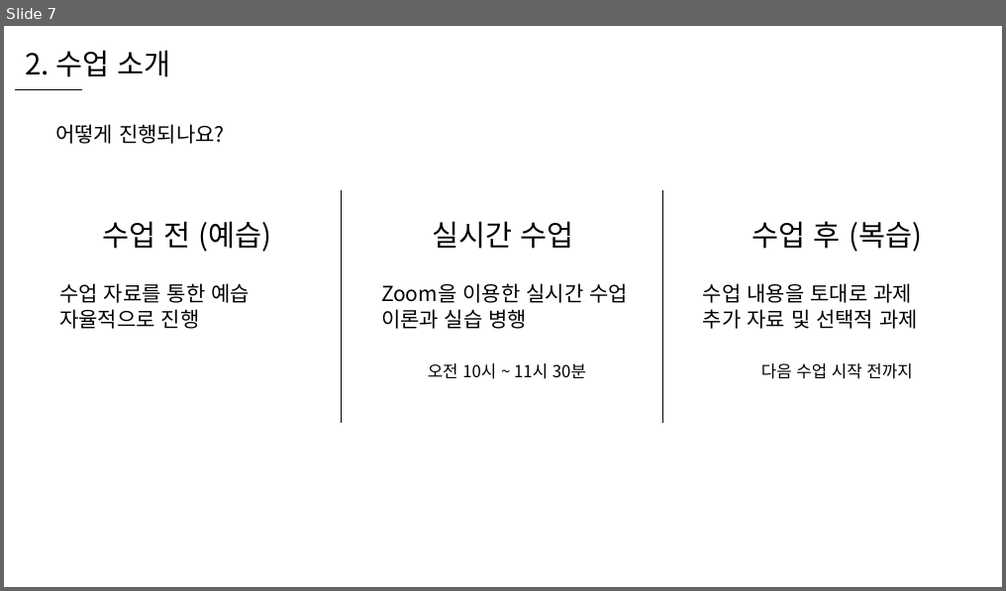
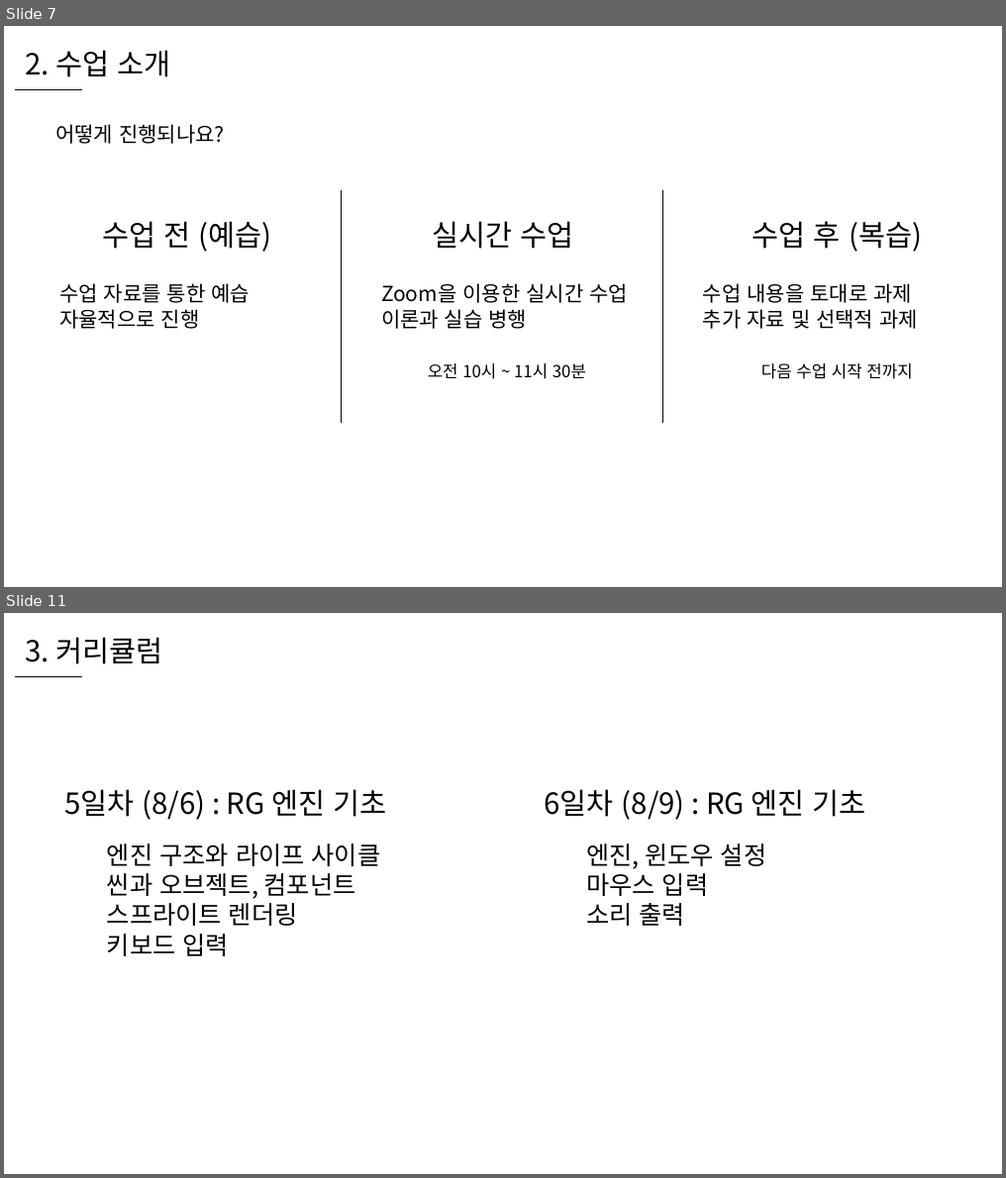
Before and after one commit to WooLyung/2021-RG-Lecture, a slide deck: 수업 자료/0 - 수업 소개.pptx. Shown one above the other, each under a label of ours: slide 7 before the commit, slides 7 and 11 after it; the slides between them are not shown. The pictures are 1006x591 and 1006x1178 pixels, drawn with LibreOffice and Linux fonts; fonts in the diff are those of the drawing. Boxes give left, top, right and bottom in pixels: in the first picture for what was removed or moved away, otherwise in the second. Text is boxed around its words. In the diff, an @@ line names an element or a change of style, - is before the commit and + after.

Commit message:
수업 소개 수업 자료 업데이트

```diff
--- a/수업 자료/0 - 수업 소개.pptx
+++ b/수업 자료/0 - 수업 소개.pptx
@@ slide 11 added at (4, 613, 1002, 1174), background #FFFFFF @@
@@ text added at (26, 637, 163, 664), 28 pt, text #000000 @@
+3. 커리큘럼
@@ line added from (15, 676) to (82, 676), #000000 0.5 pt @@
@@ text added at (64, 789, 387, 820), 28 pt, text #000000 @@
+5일차 (8/6) : RG 엔진 기초
@@ text added at (544, 789, 866, 820), 28 pt, text #000000 @@
+6일차 (8/9) : RG 엔진 기초
@@ text added at (107, 844, 381, 957), 24 pt, text #000000 @@
+엔진 구조와 라이프 사이클
+씬과 오브젝트, 컴포넌트
+스프라이트 렌더링
+키보드 입력
@@ text added at (586, 844, 766, 926), 24 pt, text #000000 @@
+엔진, 윈도우 설정
+마우스 입력
+소리 출력
```
Also in this commit, not shown: 2 slides changed, 5 other slides added.
